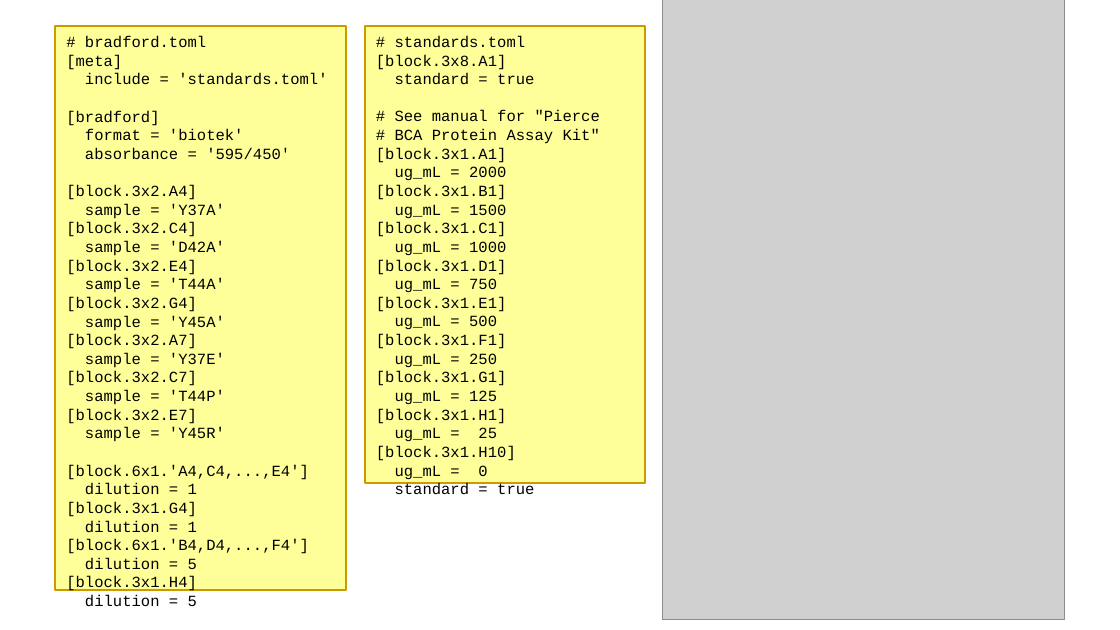
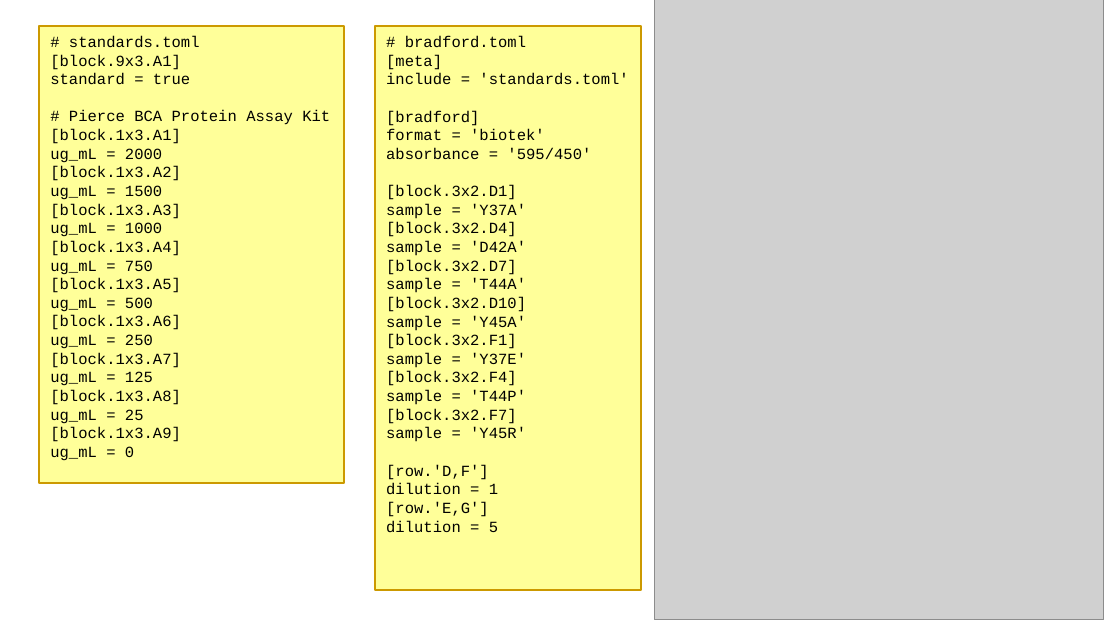
Before and after one commit to kalekundert/wellmap, a slide deck: slide 7 of docs/slides/wellmap_pitch.odp. Drawn at 1120x630 pixels with LibreOffice and Linux fonts; fonts in the diff are those of the drawing; grey boxes stand for pictures. Boxes give left, top, right and bottom in pixels: in the first picture for what was removed or moved away, otherwise in the second. Text is boxed around its words. In the diff, an @@ line names an element or a change of style, - is before the commit and + after.

Commit message:
Add the Bradford assay example.

```diff
--- a/docs/slides/wellmap_pitch.odp
+++ b/docs/slides/wellmap_pitch.odp
@@ rectangle "# standards.toml": place and size @@
-rectangle "# standards.toml" at (365, 26, 645, 484)
+rectangle "# standards.toml" at (40, 26, 345, 484)
@@ rectangle "# bradford.toml": place and size @@
-rectangle "# bradford.toml" at (55, 26, 347, 590)
+rectangle "# bradford.toml" at (375, 26, 640, 590)
@@ picture: place and size @@
-picture at (663, 0, 1065, 620)
+picture at (655, 0, 1105, 620)
@@ text in rectangle at (50, 54, 181, 70): text changed @@
-[block.3x8.A1]
+[block.9x3.A1]
@@ text in rectangle at (50, 110, 330, 144): text changed @@
-# See manual for "Pierce
-# BCA Protein Assay Kit"
-[block.3x1.A1]
+# Pierce BCA Protein Assay Kit
+[block.1x3.A1]
@@ text in rectangle at (50, 166, 181, 181): text changed @@
-[block.3x1.B1]
+[block.1x3.A2]
@@ text in rectangle at (50, 203, 181, 219): text changed @@
-[block.3x1.C1]
+[block.1x3.A3]
@@ text in rectangle at (386, 185, 517, 200): text changed @@
-[block.3x2.A4]
+[block.3x2.D1]
@@ text in rectangle at (386, 222, 517, 237): text changed @@
-[block.3x2.C4]
+[block.3x2.D4]
@@ text in rectangle at (50, 241, 181, 256): text changed @@
-[block.3x1.D1]
+[block.1x3.A4]
@@ text in rectangle at (386, 259, 517, 275): text changed @@
-[block.3x2.E4]
+[block.3x2.D7]
@@ text in rectangle at (50, 278, 181, 293): text changed @@
-[block.3x1.E1]
+[block.1x3.A5]
@@ text in rectangle at (386, 296, 526, 312): text changed @@
-[block.3x2.G4]
+[block.3x2.D10]
@@ text in rectangle at (50, 315, 181, 330): text changed @@
-[block.3x1.F1]
+[block.1x3.A6]
@@ text in rectangle at (50, 352, 181, 368): text changed @@
-[block.3x1.G1]
+[block.1x3.A7]
@@ text in rectangle at (386, 334, 517, 349): text changed @@
-[block.3x2.A7]
+[block.3x2.F1]
@@ text in rectangle at (386, 371, 517, 386): text changed @@
-[block.3x2.C7]
+[block.3x2.F4]
@@ text in rectangle at (50, 390, 181, 405): text changed @@
-[block.3x1.H1]
+[block.1x3.A8]
@@ text in rectangle at (386, 408, 517, 424): text changed @@
-[block.3x2.E7]
+[block.3x2.F7]
@@ text in rectangle at (50, 427, 181, 442): text changed @@
-[block.3x1.H10]
+[block.1x3.A9]
@@ text in rectangle at (386, 464, 489, 480): text changed @@
-[block.6x1.'A4,C4,...,E4']
+[row.'D,F']
@@ text in rectangle at (386, 502, 489, 517): text changed @@
-[block.3x1.G4]
-dilution = 1
-[block.6x1.'B4,D4,...,F4']
+[row.'E,G']
@@ text in rectangle at (395, 483, 534, 495): paragraph removed @@
-standard = true
@@ text in rectangle at (66, 576, 197, 593): paragraphs removed @@
-[block.3x1.H4]
-dilution = 5
```
Also in this commit, not shown: 1 other slide changed, 15 other files.
